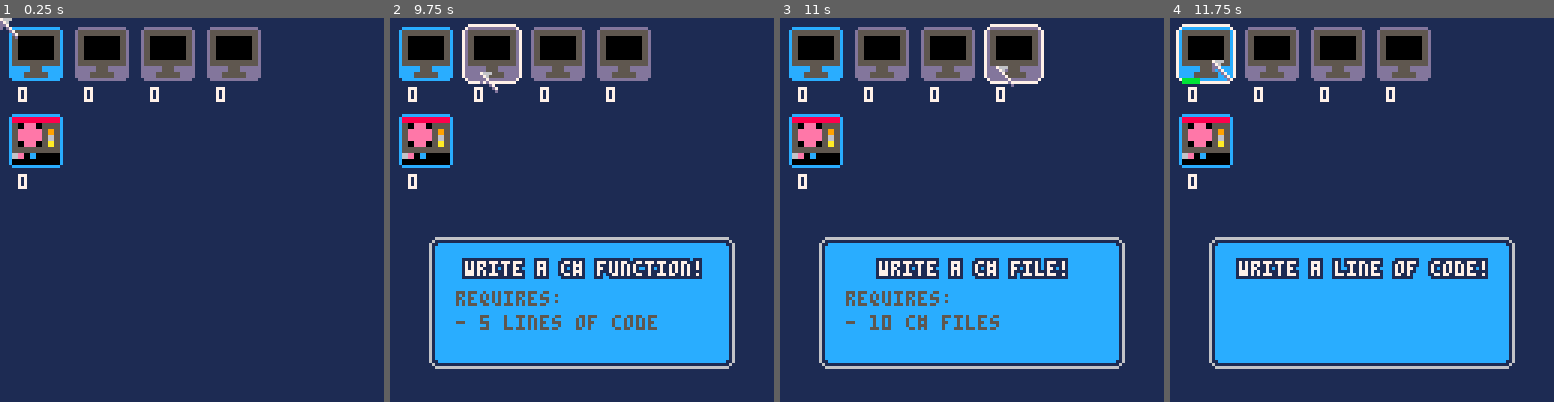
Above: before the commit, frames 1-4 (left to right).
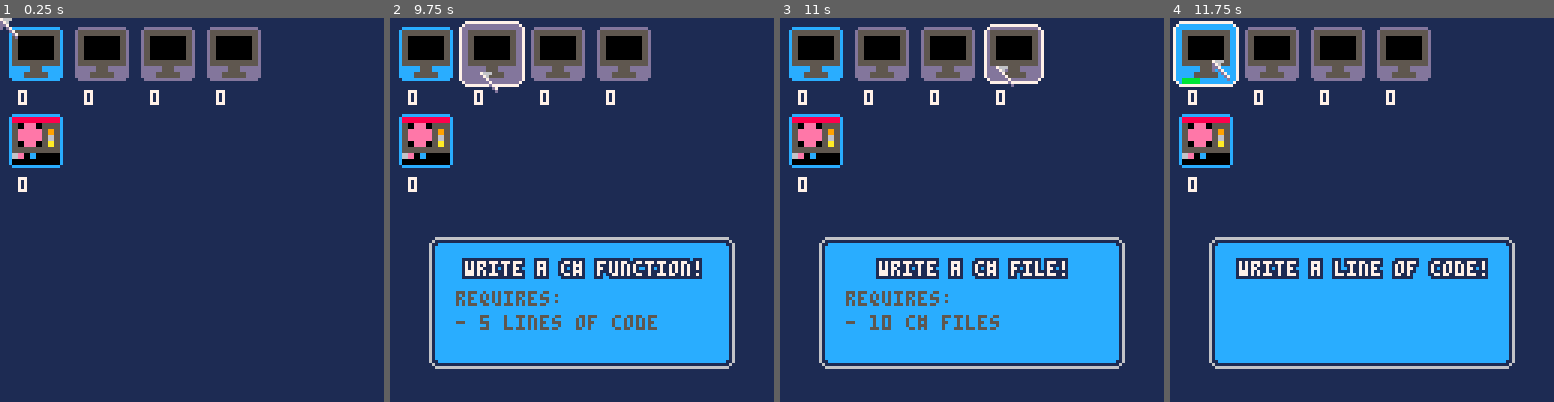
Above: after the commit, the same moments.

Repository: wesen/carts
Game: PICO-8 cartridge games/gamedevgame/gamedevgame.p8
Same seed, same stepped clock (60 frames per second), same inputs: the game is played once before the commit and once after it.
Inputs (mouse positions are in pixels of both pictures, inside the frame that each line leads up to):
- Up to frame 1 (0.25 s): no input
- Up to frame 2 (9.75 s): click (670, 121) at 0.67 s; click (436, 267) at 1.22 s; click (497, 114) at 1.77 s; click (562, 259) at 2.32 s; click (624, 106) at 2.87 s; click (685, 256) at 3.42 s; click (451, 102) at 3.97 s; click (512, 248) at 4.52 s; click (574, 94) at 5.07 s; click (639, 244) at 5.62 s; click (701, 90) at 6.17 s; click (466, 236) at 6.72 s; click (528, 83) at 7.27 s; click (589, 229) at 7.82 s; click (654, 79) at 8.37 s; click (716, 225) at 8.92 s; click (478, 71) at 9.47 s
- Up to frame 3 (11 s): click (933, 217) at 10.02 s; click (995, 64) at 10.57 s
- Up to frame 4 (11.75 s): click (1450, 213) at 11.12 s; click (1212, 60) at 11.67 s

The runs differ from the first frame. In frame 1, 0.2% of the frame differs, in the area x 4-59%, y 17-46%; in frame 2, 1.1%, in the area x 4-59%, y 0-46%; in frame 3, 0.2%; in frame 4, 1.1%.

Commit message:
Animate currently hovered resource

Diff:
--- a/games/gamedevgame/gamedevgame.p8
+++ b/games/gamedevgame/gamedevgame.p8
@@ -46,6 +46,10 @@
 
 function rnd_elt(v)
  return v[min(#v,1+flr(rnd(#v)+0.5))]
+end
+
+function frame(interval,len)
+ return flr(glb_frame/interval)%len
 end
 
 --- function for calculating
@@ -265,6 +269,10 @@
 
 function rnd_elt(v)
  return v[min(#v,1+flr(rnd(#v)+0.5))]
+end
+
+function frame(interval,len)
+ return flr(glb_frame/interval)%len
 end
 
 --- function for calculating
@@ -635,7 +643,11 @@
  palt(0,false)
  palt(11,true)
  if self:is_mouse_over() then
-  draw_rounded_rect2(x,y,w,w,glb_bg_col2,glb_bg_col2,7)
+  if frame(12,2)==0 then
+   draw_rounded_rect2(x-1,y-1,w+2,w+2,glb_bg_col2,glb_bg_col2,7)
+  else
+   draw_rounded_rect2(x,y,w,w,glb_bg_col2,glb_bg_col2,7)
+  end
  else
   draw_rounded_rect1(x,y,w,w,glb_bg_col2)
  end
@@ -649,7 +661,7 @@
  end
  pal()
  palt()
- print(tostr(self.count),x+2,y+w+3,7)
+ print(tostr(self.count),x+2,y+w+4,7)
 
  if (self:is_mouse_over()) then
   glb_dialogbox.visible=true
--- a/games/gamedevgame/helpers.lua
+++ b/games/gamedevgame/helpers.lua
@@ -26,6 +26,10 @@
 
 function rnd_elt(v)
  return v[min(#v,1+flr(rnd(#v)+0.5))]
+end
+
+function frame(interval,len)
+ return flr(glb_frame/interval)%len
 end
 
 --- function for calculating
--- a/games/gamedevgame/resource.lua
+++ b/games/gamedevgame/resource.lua
@@ -35,7 +35,11 @@
  palt(0,false)
  palt(11,true)
  if self:is_mouse_over() then
-  draw_rounded_rect2(x,y,w,w,glb_bg_col2,glb_bg_col2,7)
+  if frame(12,2)==0 then
+   draw_rounded_rect2(x-1,y-1,w+2,w+2,glb_bg_col2,glb_bg_col2,7)
+  else
+   draw_rounded_rect2(x,y,w,w,glb_bg_col2,glb_bg_col2,7)
+  end
  else
   draw_rounded_rect1(x,y,w,w,glb_bg_col2)
  end
@@ -49,7 +53,7 @@
  end
  pal()
  palt()
- print(tostr(self.count),x+2,y+w+3,7)
+ print(tostr(self.count),x+2,y+w+4,7)
 
  if (self:is_mouse_over()) then
   glb_dialogbox.visible=true
